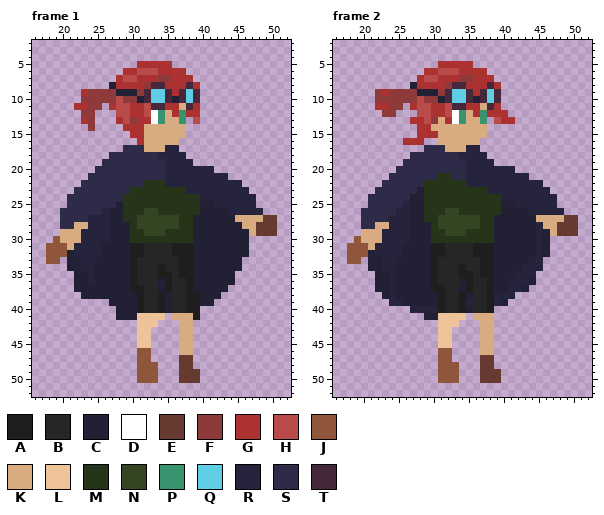
Two states of a pixel-art file, Assets/Visuals/Hero/Hero_Fly.aseprite. The first picture shows the starting point.
64x64 pixels, 3 frames. Shown: frame 1: x 16..52, y 2..52; frame 2: x 16..52, y 2..52. The commit also changed other frames, which this record leaves out.
Visible layers, top first: "LegR", "LegL", "Шар 1", "Cape", "Head".
Palette (. is transparent): A #1e1e1e  B #272626  C #222034  D #ffffff  E #663931  F #8f3a3a  G #ac3232  H #ba4b4b  J #8f563b  K #d8ab81  L #eec39a  M #263419  N #334522  P #37946e  Q #5fcde4  R #26233d  S #2e2b49  T #45283c
Pixels before, frame 1, first column x 18:
 5 .............GGGGG...............
 6 ...........GGHHHGGGG.............
 7 ..........GHHGGGFFGGG............
 8 .........CGGGGFTTGGGTG...........
 9 .....GFFFFCCCFTQQTGTQT...........
10 .....FFFFFHFFCTQQTCTQT...........
11 ....GGFF.GHHGGHTTGGKTG...........
12 .....FF...HHGGHDPKGPGG...........
13 .....GF...GHFGGDPKKP.H...........
14 ......F....GGGKKKKKK.............
15 ............GGKKKKKK.............
16 .............GKKKKK..............
17 ...........SSSKKKRR..............
18 .........SSSSSSSRRRR.............
19 ........SSSSSSSSSRRRR............
20 .......SSSSSSSSSSRRRRRRR.........
21 ......SSSSSSSSSSSRRRRRRRRR.......
22 .....SSSSSSSSSMMMRRRRRRRRRRR.....
23 ....SSSSSSSSMMMMMMMMRRRRRRRRR....
24 ...SSSSSSSSMMMMMMMMMMMRRRRRRRR...
25 ...SSSSSSSCMMMMMMMMMMMCCRRRRRR...
26 ..SSSSSSRCCMMMNNMMMMMMCCCCRRRRR..
27 ..SSSSRRRCCMMNNNNNNMMCCCCCCKKKKEE
28 ..SSKKRRRCCCMNNNNNNMMCCCCCCCKKEEE
29 ..KKKRRRRCCCMMNNNMMMMCCCCCCCCKEEE
30 .JKKKRRRRCCCMMMMMMMMMCCCCCCCC....
31 JJJKRRRRCCCCAABBBBAAACCCCCCCC....
32 JJJCRRRRCCCCAABBBBAAACCCCCCCC....
33 JJ.CCRRCCCCCABBBBBBAACCCCCCC.....
34 ...CCRRCCCCCABBBABBAACCCCCCC.....
35 ....CCRCCCCCABBBAABAACCCCCC......
36 ....CCRCCCCCABBBCABBACCCCCC......
37 ....CCCCCCCCAABBCABBACCCCC.......
38 .....CCCCCCCCABBACBBAACCC........
39 .........CCCCABBACBBAACC.........
40 ..........CCCABBACBBAA...........
41 ..........CCCLLLL.KKKA...........
42 .............LLL...KK............
43 .............LL....KK............
44 .............LL....KK............
45 .............LL....KK............
46 .............JJ....KK............
47 .............JJ....EE............
48 .............JJJ...EE............
49 .............JJJ...EEE...........
50 .............JJJ...EEE...........
Pixels before, frame 2, first column x 18:
 5 .............GGGGG...............
 6 ...........GGHHHGGGG.............
 7 ..........GHHGGGFFGGG............
 8 .........CGGGGFTTGGGTG...........
 9 ....FGFFFFCCCFTQQTGTQT...........
10 ....FFFFFFHFFCTQQTCTQT...........
11 ....GGFF.GHHGGHTTGGKTG...........
12 .....FF...HHGGHDPKGPGGG..........
13 .........GGHFKGDPKKP.HGG.........
14 ..........GGKKKKKKKK.............
15 ..........GGGKKKKKKK.............
16 ........GGG..KKKKKK..............
17 ...........SSSKKKRR..............
18 .........SSSSSSSRRRR.............
19 ........SSSSSSSSSRRRR............
20 .......SSSSSSSSSSRRRRRRR.........
21 ......SSSSSSSMMSSRRRRRRRRR.......
22 .....SSSSSSMMMMMMRRRRRRRRRRR.....
23 ....SSSSSSCMMMMMMMMMRRRRRRRRR....
24 ...SSSSSSCCMMMMMMMMMMMRRRRRRRR...
25 ...SSSSSRCCMMMMMMMMMMMCCRRRRRR...
26 ..SSSSSRRCCMMMNNMMMMMMCCCCRRRRR..
27 ..SSSSRRRCCMMNNNNNNMMCCCCCCKKKKEE
28 ..SSKKRRRCCCMNNNNNNMMCCCCCCRKKEEE
29 ..KKKRRRRCCCMMNNNMMMMCCCCCCRCKEEE
30 .JKKKRRRRCCCMMMMMMMMMCCCCCCRC....
31 JJJKRRRRCCCCAABBBBAAACCCCCCRC....
32 JJJCRRRRCCCCAABBBBAAACCCCCCRC....
33 JJ.CCRRCCCCCABBBBBBAACCCCCRR.....
34 ...CCRRCCCCCABBBABBAACCCCRRR.....
35 ....CCRCCCCCABBBAABAACCCRRR......
36 ....CCRCCCCCABBBCABBACCRRRC......
37 ....CCRCCCCCAABBCABBACCRRC.......
38 .....CRCCCCCCABBACBBARRR.........
39 ......RRCCCCCABBARBBARC..........
40 .........RRRRABBACBBA............
41 ...........CCLLLL.KKK............
42 .............LLL...KK............
43 .............LL....KK............
44 .............LL....KK............
45 .............LL....KK............
46 .............JJ....KK............
47 .............JJ....EE............
48 .............JJJ...EE............
49 .............JJJ...EEE...........
50 .............JJJ...EEE...........
New version:
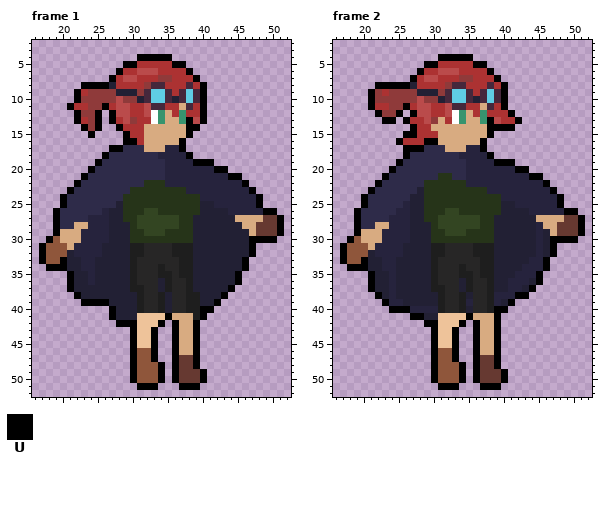
Colours new in this view: U #000000
Change:
layer "Herofly" added
Frame 1, layer "Herofly":
y 4: x 31..35 ..... -> UUUUU
y 5: x 29..30 .. -> UU; x 36..37 .. -> UU
y 6: x 28 . -> U; x 38 . -> U
y 7: x 27 . -> U; x 39 . -> U
y 8: x 23..26 .... -> UUUU; x 40 . -> U
y 9..10: x 22 . -> U; x 40 . -> U
y 11: x 21 . -> U; x 26 . -> U; x 40 . -> U
y 12: x 22 . -> U; x 25 . -> U; x 27 . -> U; x 40 . -> U
y 13: x 22 . -> U; x 25 . -> U; x 27 . -> U; x 38 . -> U; x 40 . -> U
y 14: x 23 . -> U; x 25 . -> U; x 28 . -> U; x 38..39 .. -> UU
y 15: x 24 . -> U; x 29 . -> U; x 38 . -> U
y 16: x 29..30 .. -> UU; x 37 . -> U
y 17: x 27..28 .. -> UU; x 37 . -> U
y 18: x 26 . -> U; x 38 . -> U
y 19: x 25 . -> U; x 39..41 ... -> UUU
y 20: x 24 . -> U; x 42..43 .. -> UU
y 21: x 23 . -> U; x 44..45 .. -> UU
y 22: x 22 . -> U; x 46 . -> U
y 23: x 21 . -> U; x 47 . -> U
y 24..25: x 20 . -> U; x 48 . -> U
y 26: x 19 . -> U; x 49..50 .. -> UU
y 27..29: x 19 . -> U; x 51 . -> U
y 30: x 18 . -> U; x 47..50 .... -> UUUU
y 31..32: x 17 . -> U; x 47 . -> U
y 33: x 17 . -> U; x 20 . -> U; x 46 . -> U
y 34: x 18..20 ... -> UUU; x 46 . -> U
y 35..36: x 21 . -> U; x 45 . -> U
y 37: x 21 . -> U; x 44 . -> U
y 38: x 22 . -> U; x 43 . -> U
y 39: x 23..26 .... -> UUUU; x 42 . -> U
y 40: x 27 . -> U; x 40..41 .. -> UU
y 41: x 27 . -> U; x 35 . -> U; x 40 . -> U
y 42: x 28..30 ... -> UUU; x 34 . -> U; x 36 . -> U; x 39 . -> U
y 43..47: x 30 . -> U; x 33 . -> U; x 36 . -> U; x 39 . -> U
y 48: x 30 . -> U; x 34 . -> U; x 36 . -> U; x 39 . -> U
y 49..50: x 30 . -> U; x 34 . -> U; x 36 . -> U; x 40 . -> U
y 51: x 31..33 ... -> UUU; x 37..39 ... -> UUU
Frame 2, layer "Herofly":
y 4: x 31..35 ..... -> UUUUU
y 5: x 29..30 .. -> UU; x 36..37 .. -> UU
y 6: x 28 . -> U; x 38 . -> U
y 7: x 27 . -> U; x 39 . -> U
y 8: x 22..26 ..... -> UUUUU; x 40 . -> U
y 9..10: x 21 . -> U; x 40 . -> U
y 11: x 21 . -> U; x 26 . -> U; x 40 . -> U
y 12: x 22 . -> U; x 25 . -> U; x 27 . -> U; x 41 . -> U
y 13: x 23..24 .. -> UU; x 26 . -> U; x 38 . -> U; x 42 . -> U
y 14: x 27 . -> U; x 38..41 .... -> UUUU
y 15: x 26..27 .. -> UU; x 38 . -> U
y 16: x 25 . -> U; x 29..30 .. -> UU; x 37 . -> U
y 17: x 26..28 ... -> UUU; x 37 . -> U
y 18: x 26 . -> U; x 38 . -> U
y 19: x 25 . -> U; x 39..41 ... -> UUU
y 20: x 24 . -> U; x 42..43 .. -> UU
y 21: x 23 . -> U; x 44..45 .. -> UU
y 22: x 22 . -> U; x 46 . -> U
y 23: x 21 . -> U; x 47 . -> U
y 24..25: x 20 . -> U; x 48 . -> U
y 26: x 19 . -> U; x 49..50 .. -> UU
y 27..29: x 19 . -> U; x 51 . -> U
y 30: x 18 . -> U; x 47..50 .... -> UUUU
y 31..32: x 17 . -> U; x 47 . -> U
y 33: x 17 . -> U; x 20 . -> U; x 46 . -> U
y 34: x 18..20 ... -> UUU; x 46 . -> U
y 35..36: x 21 . -> U; x 45 . -> U
y 37: x 21 . -> U; x 44 . -> U
y 38: x 22 . -> U; x 42..43 .. -> UU
y 39: x 23 . -> U; x 41 . -> U
y 40: x 24..26 ... -> UUU; x 39..40 .. -> UU
y 41: x 27..28 .. -> UU; x 35 . -> U; x 39 . -> U
y 42: x 29..30 .. -> UU; x 34 . -> U; x 36 . -> U; x 39 . -> U
y 43..47: x 30 . -> U; x 33 . -> U; x 36 . -> U; x 39 . -> U
y 48: x 30 . -> U; x 34 . -> U; x 36 . -> U; x 39 . -> U
y 49..50: x 30 . -> U; x 34 . -> U; x 36 . -> U; x 40 . -> U
y 51: x 31..33 ... -> UUU; x 37..39 ... -> UUU
Changed places in both pictures, as pixel boxes (x1, y1, x2, y2):
added: (39, 54, 284, 390)
added: (340, 54, 585, 390)
